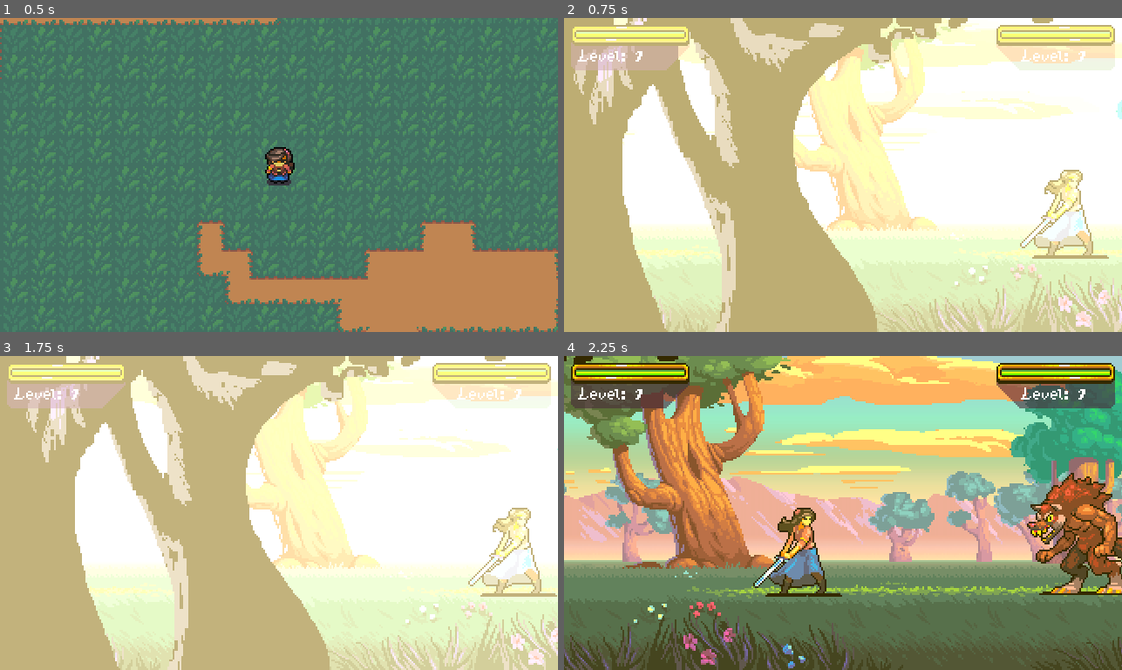
Above: before the commit, frames 1-4 (two rows, left to right).
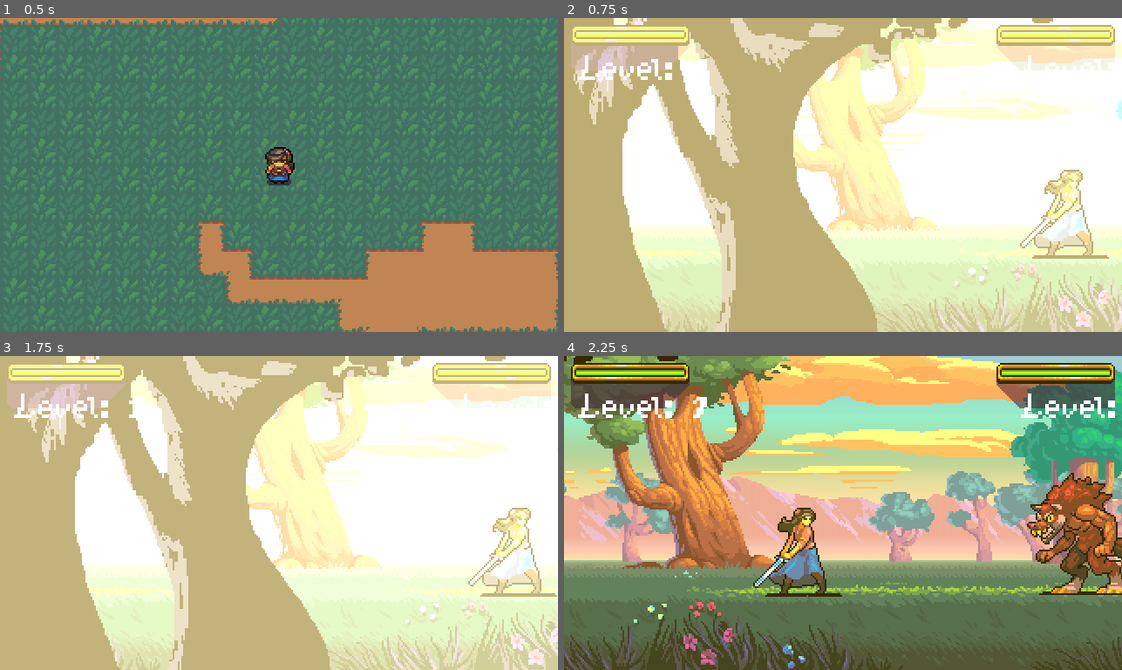
Above: after the commit, the same moments.

Repository: jalder89/RPG-In-Godot
Game: Godot game, scene res://Scenes/Levels/Town.tscn
Two runs of this game, one before a commit and one after it. Both use one fixed random seed, a clock stepped at 60 frames per second and the inputs below.
Inputs:
- Up to frame 1 (0.5 s): no input
- Up to frame 2 (0.75 s): tap Enter (ui_accept) at 0.5 s; hold D (right) from 0.53 s (still down)
- Up to frame 3 (1.75 s): tap Enter (ui_accept) at 0.77, 1.52 s; release D (right) at 1.28 s; hold S (down) from 1.28 s (still down)
- Up to frame 4 (2.25 s): release S (down) at 2.03 s; hold D (right) from 2.03 s (still down)

Frame 1 is identical in both runs. In frame 2, 0.8% of the frame differs, in the area x 2-99%, y 10-20%; in frame 3, 0.7%; in frame 4, 1.1%.

Commit message:
Implemented ParentButton scene for deriving common buttons.

Diff:
--- a/Scenes/UI/DefaultTheme.tres
+++ b/Scenes/UI/DefaultTheme.tres
@@ -1,7 +1,9 @@
-[gd_resource type="Theme" load_steps=4 format=3 uid="uid://c5ws7dk51qn2g"]
+[gd_resource type="Theme" load_steps=5 format=3 uid="uid://c5ws7dk51qn2g"]
 
 [ext_resource type="Texture2D" uid="uid://dcly8ypr0mkwh" path="res://Assets/Sprites/Textbox9Slice.png" id="1_eein2"]
 [ext_resource type="FontVariation" uid="uid://2fg6clohfxik" path="res://Scenes/UI/WestwickFont.tres" id="2_ckvmn"]
+
+[sub_resource type="StyleBoxEmpty" id="StyleBoxEmpty_4wpu8"]
 
 [sub_resource type="StyleBoxTexture" id="StyleBoxTexture_tk1mp"]
 texture = ExtResource("1_eein2")
@@ -12,4 +14,13 @@
 
 [resource]
 default_font = ExtResource("2_ckvmn")
+Button/colors/font_color = Color(1, 1, 1, 1)
+Button/colors/font_focus_color = Color(0.972549, 0.941176, 0.211765, 1)
+Button/colors/font_hover_color = Color(0.972549, 0.941176, 0.211765, 1)
+Button/colors/font_pressed_color = Color(1, 0.721569, 0.192157, 1)
+Button/styles/disabled = SubResource("StyleBoxEmpty_4wpu8")
+Button/styles/focus = SubResource("StyleBoxEmpty_4wpu8")
+Button/styles/hover = SubResource("StyleBoxEmpty_4wpu8")
+Button/styles/normal = SubResource("StyleBoxEmpty_4wpu8")
+Button/styles/pressed = SubResource("StyleBoxEmpty_4wpu8")
 PanelContainer/styles/panel = SubResource("StyleBoxTexture_tk1mp")
--- /dev/null
+++ b/Scenes/UI/ParentButton.tscn
@@ -0,0 +1,8 @@
+[gd_scene load_steps=2 format=3 uid="uid://f6hg4jfcfh0h"]
+
+[ext_resource type="Theme" uid="uid://c5ws7dk51qn2g" path="res://Scenes/UI/DefaultTheme.tres" id="1_cm1kq"]
+
+[node name="ParentButton" type="Button"]
+offset_right = 60.0
+offset_bottom = 15.0
+theme = ExtResource("1_cm1kq")
--- a/project.godot
+++ b/project.godot
@@ -10,7 +10,7 @@
 
 [application]
 
-config/name="ARPG In Godot"
+config/name="RPG In Godot"
 run/main_scene="res://Scenes/Levels/Town.tscn"
 config/features=PackedStringArray("4.2", "Mobile")
 config/icon="res://icon.svg"
@@ -27,6 +27,10 @@
 window/size/window_width_override=1280
 window/size/window_height_override=720
 window/stretch/mode="canvas_items"
+
+[gui]
+
+theme/default_theme_scale=2.0
 
 [input]
 
